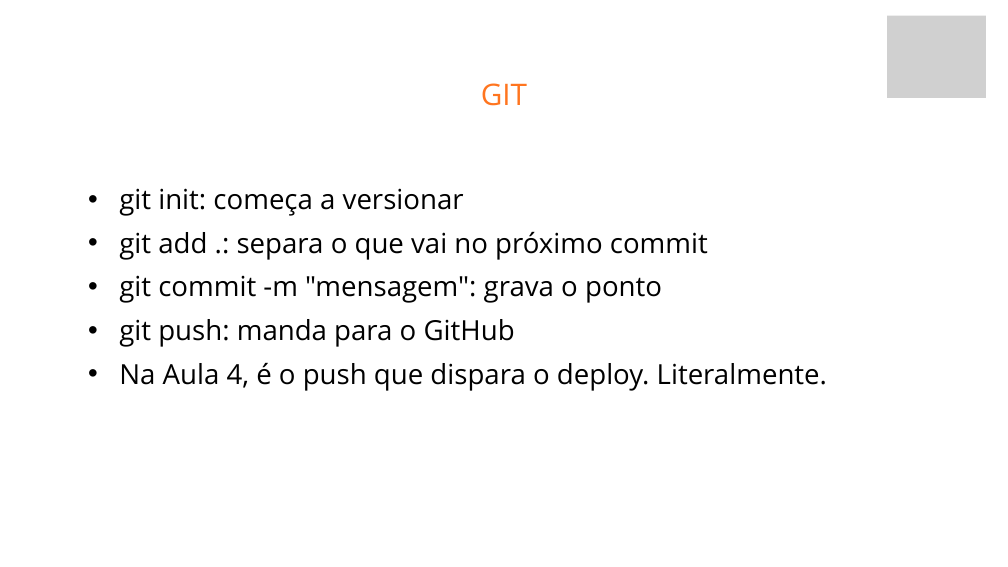
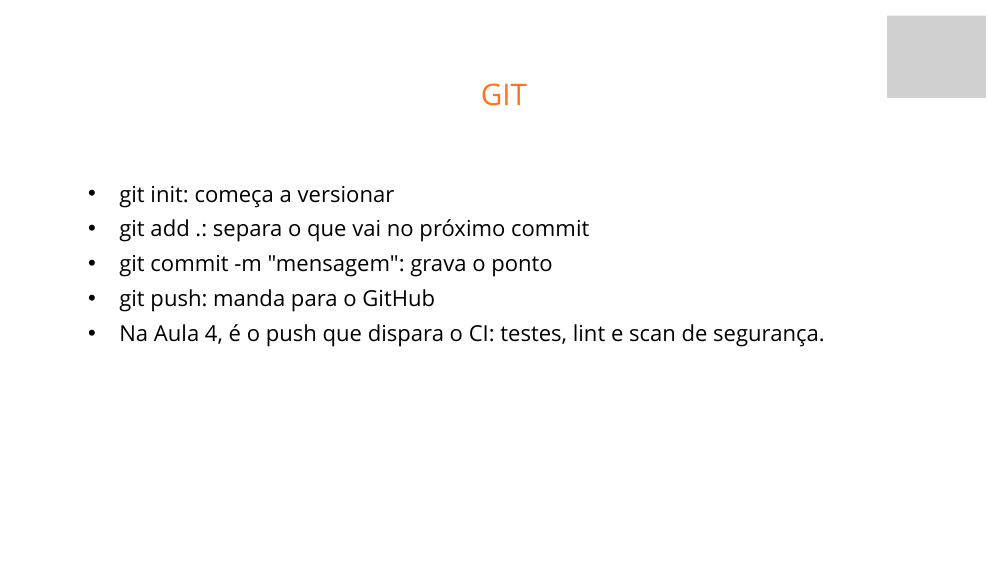
Before and after one commit to fabriciosiqueira08/capacitacao-gabarito, a slide deck: slide 66 of slides/build/aula-01-fundamentos-de-back-end.pptx. Drawn at 1008x567 pixels with LibreOffice and Linux fonts; fonts in the diff are those of the drawing; grey boxes stand for pictures; background and template pictures are left out. Boxes give left, top, right and bottom in pixels: in the first picture for what was removed or moved away, otherwise in the second. Text is boxed around its words. In the diff, an @@ line names an element or a change of style, - is before the commit and + after.

Commit message:
Fecha a apostila e os decks para entrega
Última passada, atrás de duas coisas que nenhuma revisão anterior olhou: o que
as Aulas 1 a 3 prometem sobre a Aula 4, e o deck como artefato de projeção.

## Promessas que a Aula 4 não cumpre mais

Quatro slides da Aula 1 mandavam guardar coisas que nunca voltam:

- "Na Aula 4 vamos abrir e fechar portas na mão": o firewall foi para o
  apêndice quando o servidor virou a própria máquina.
- "Na Aula 4 você vai criar um desses registros" (DNS): hoje é /etc/hosts.
- "Na Aula 4 o deploy é autorizado para repo:SEU-USUARIO/SEU-REPO": isso é o
  subject do OIDC, que só existe no apêndice.
- "Na Aula 4, é o push que dispara o deploy": o push dispara o CI; o deploy é
  `kamal deploy`, na mão.

Esse é o tipo de erro que corrói confiança, porque o instrutor diz "guarde
isso" e o aluno espera três semanas por algo que não vem. Os quatro agora
descrevem o que a aula faz de verdade, e as duas versões da apostila também.

## O deck como coisa projetada

Dois slides da Aula 4 encolhiam a fonte para 45% para caber, o que é ilegível
numa projeção. Os dois tinham 8 bullets, porque fui acrescentando ao longo das
revisões. Enxugados para 6 e 7, e agora nenhum dos quatro decks emite aviso.

Também conferi a densidade: nenhum slide com 8 ou mais bullets em deck nenhum.

## Notas do apresentador

A cobertura estava desequilibrada: a Aula 1 tinha 32 slides com nota e a Aula
3, que é a mais conceitual, só 11.

Não escrevi nota para tudo, porque o roteiro já cobre bloco a bloco e isso
viraria ruído. Escrevi dez, nos slides em que quem apresenta trava de verdade:
os que têm demo ao vivo (Base64 no jwt.io, os dois e-mails lado a lado), os
que pedem condução socrática (as três respostas para o logout), os que têm
pergunta previsível ("e se o cache cair?"), e os que o roteiro manda cortar
quando atrasa (XSS e CSRF), onde a nota diz o que deixar dito antes de pular.

Conferi que elas chegaram no .pptx, e não só no YAML.

## Estado final

Quatro decks (69, 54, 66 e 62 slides), a apostila completa com capa e as dez
seções, o apêndice de nuvem, e os quatro roteiros. Contagem de slides,
referências entre deck e apostila, links e âncoras: tudo conferido por script.
Zero padrão de escrita de IA, zero travessão em prosa, zero resíduo das
versões antigas fora do apêndice, onde a VM é a da Azure e está correta.

```diff
--- a/slides/build/aula-01-fundamentos-de-back-end.pptx
+++ b/slides/build/aula-01-fundamentos-de-back-end.pptx
@@ text at [119, 186, 589, 312]: size 39.5 to 31.6 pt in "git init: começa a versionar", "git add .: separa o que vai ...", "git commit -m "mensagem": grava o ponto", "git push: manda para o GitHub"; line spacing 62.4pt to 49.9pt @@
@@ text at [119, 324, 825, 347]: text changed; size 39.5 to 31.6 pt @@
-  • Na Aula 4, é o push que dispara o deploy. Literalmente.
+  • Na Aula 4, é o push que dispara o CI: testes, lint e scan de segurança.
```
Also in this commit, not shown: 3 other slides changed, 30 other files.
